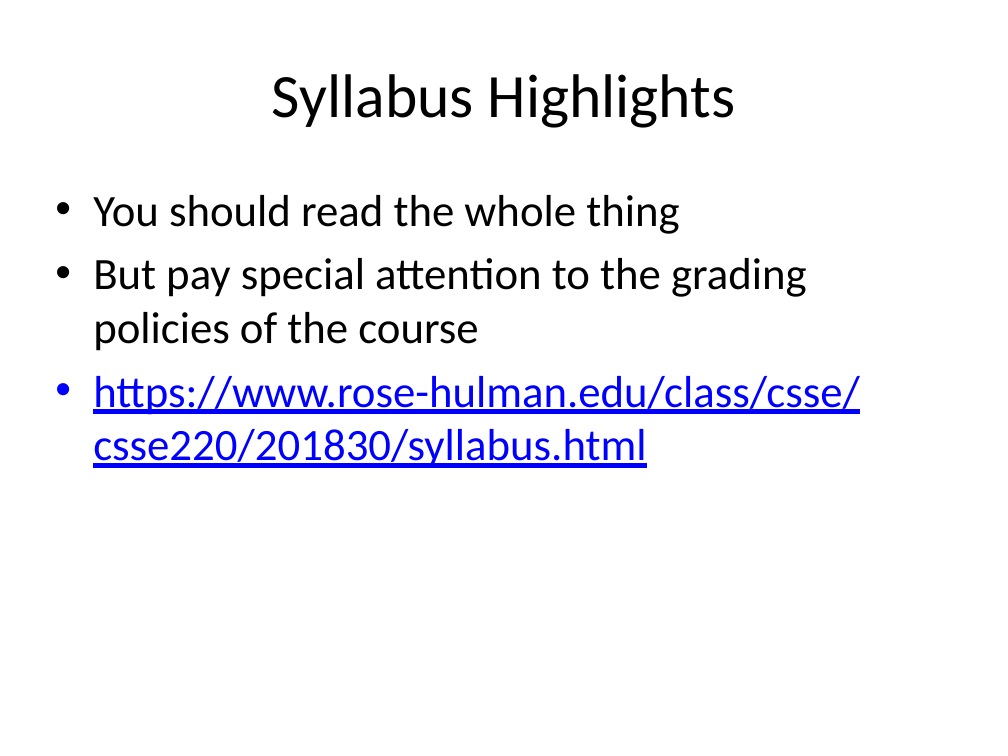
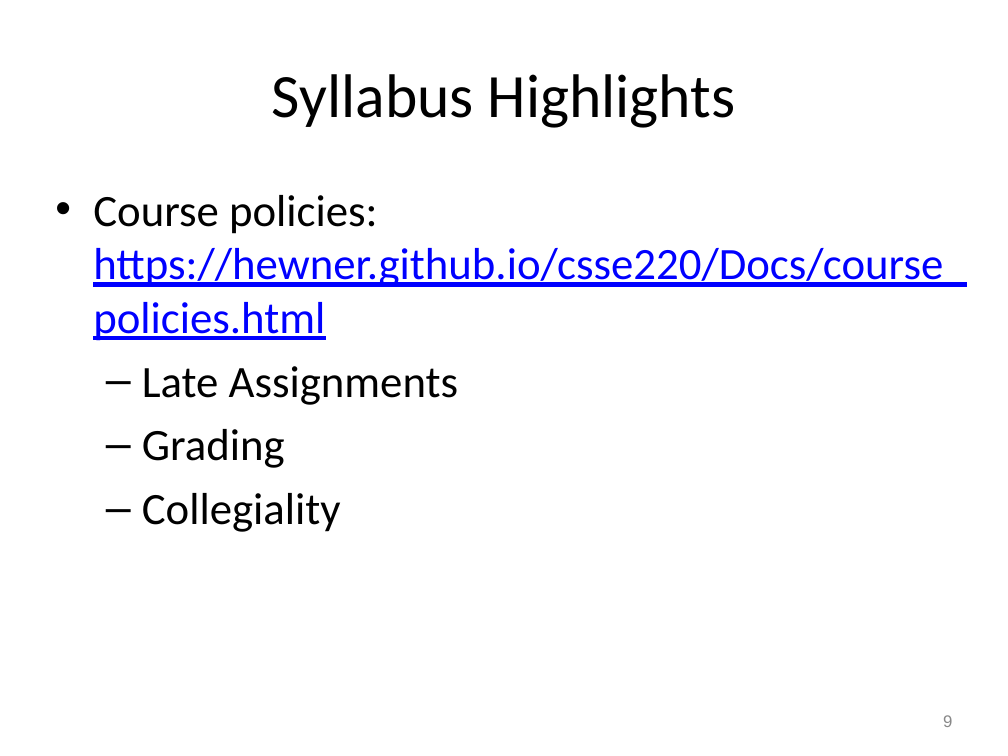
Before and after one commit to RHIT-CSSE/csse220, a slide deck: slide 9 of ClassMaterials/ArraysAndLists/Slides/Arrays and Lists.pptx (slide 7 before the commit). Drawn at 1008x756 pixels with LibreOffice and Linux fonts; fonts in the diff are those of the drawing. Boxes give left, top, right and bottom in pixels: in the first picture for what was removed or moved away, otherwise in the second. Text is boxed around its words. In the diff, an @@ line names an element or a change of style, - is before the commit and + after.

```diff
--- a/ClassMaterials/ArraysAndLists/Slides/Arrays and Lists.pptx
+++ b/ClassMaterials/ArraysAndLists/Slides/Arrays and Lists.pptx
@@ text at (93,195,965,532): text changed; text colour #000000 to #0000FF @@
-• You should read the whole thing
-• But pay special attention to the grading policies of the course
-• https://www.rose-hulman.edu/class/csse/csse220/201830/syllabus.html
+• Course policies:
+  https://hewner.github.io/csse220/Docs/course_policies.html
+  – Late Assignments
+  – Grading
+  – Collegiality
@@ page number added at (943,715,952,727), 12 pt, text #888888 @@
+9
```
Also in this commit, not shown: 25 other slides changed, 4 slides added, 2 slides removed.
